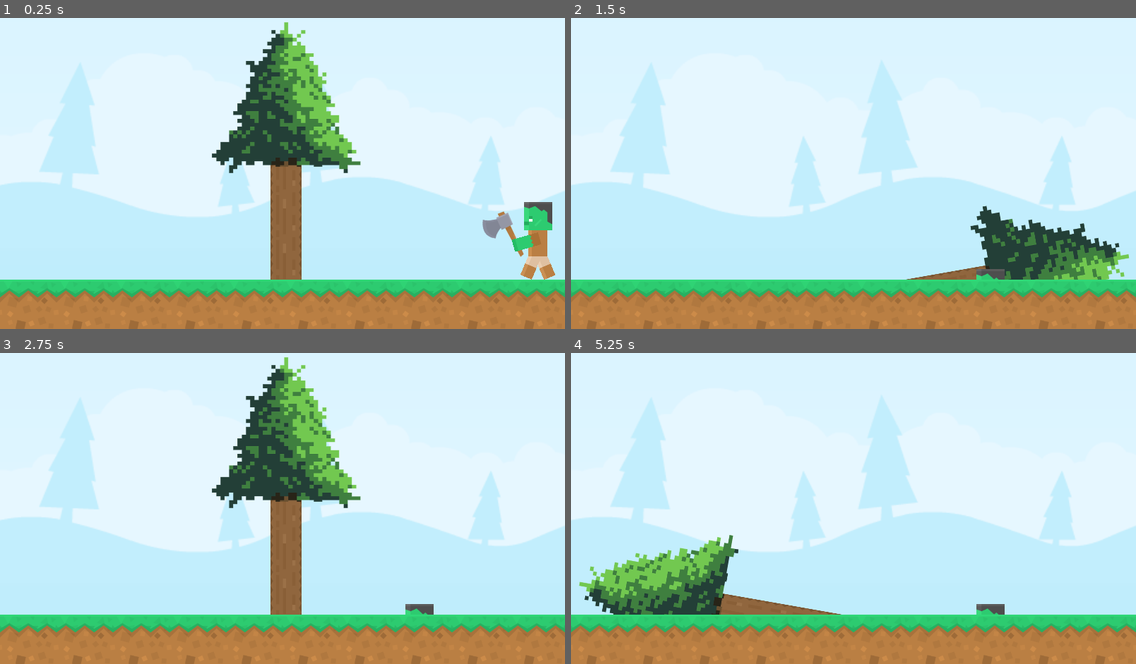
Above: before the commit, frames 1-4 (two rows, left to right).
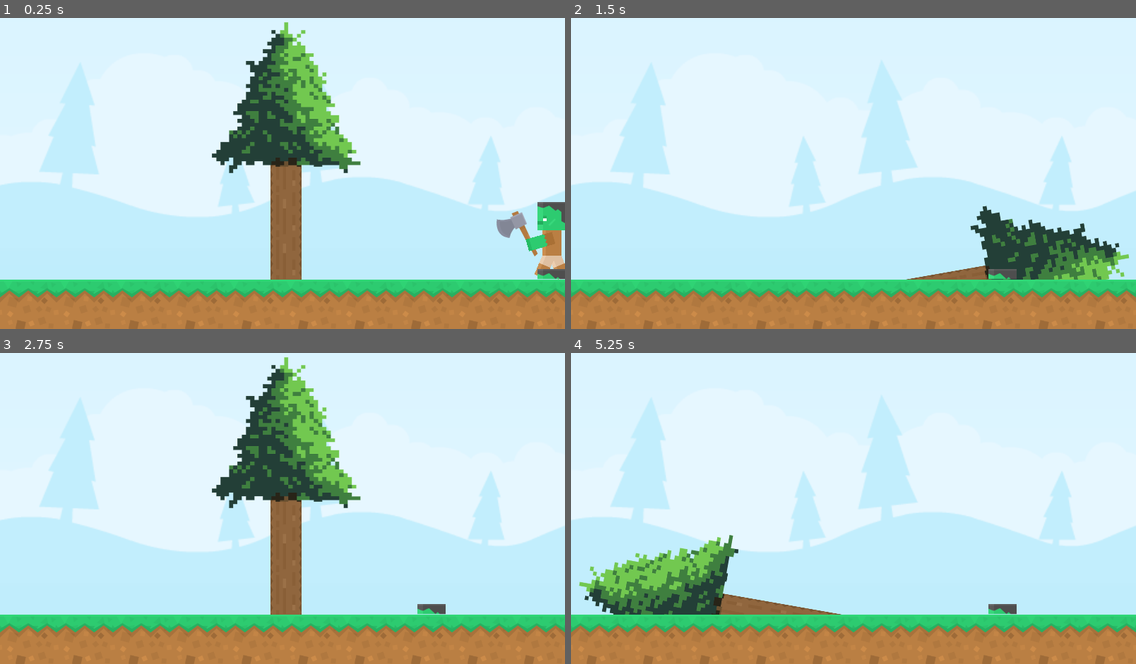
Above: after the commit, the same moments.

Repository: pratipo/Arbre
Game: Godot game, scene res://Scenes/Game.tscn
Same seed, same stepped clock (60 frames per second), same inputs: the game is played once before the commit and once after it.
Inputs (mouse positions are in pixels of both pictures, inside the frame that each line leads up to):
- Up to frame 1 (0.25 s): no input
- Up to frame 2 (1.5 s): move the mouse to (977, 154) at 0.52 s; click (977, 154) at 0.6 s; move the mouse to (740, 185) at 1.27 s; right-click (740, 185) at 1.35 s
- Up to frame 3 (2.75 s): tap Enter at 2 s; move the mouse to (339, 436) at 2.02 s; click (339, 436) at 2.1 s
- Up to frame 4 (5.25 s): tap Space at 2.75, 4.25 s; move the mouse to (825, 567) at 2.77 s; right-click (825, 567) at 2.85 s; tap Enter at 3.5, 5 s; move the mouse to (1023, 552) at 3.52 s; click (1023, 552) at 3.6 s; move the mouse to (684, 458) at 4.27 s; right-click (684, 458) at 4.35 s; move the mouse to (881, 505) at 5.02 s; click (881, 505) at 5.1 s

The runs differ from the first frame. In frame 1, 1.9% of the frame differs, in the area x 85-100%, y 59-85%; in frame 2, 0.2%; in frame 3, 0.2%; in frame 4, 0.2%.
Error before the commit: Invalid set index 'visible' (on base: 'null instance') with value of type 'bool'. (res://Scenes/Tree.gd:16)
Error after the commit: Invalid call. Nonexistent function 'instance' in base 'Node2D'. (res://Script/Player_R.gd:17)

Commit message:
He mirat d'avançar per la part de l'entrada dels personatges, però em trobo amb errors molt similars.

Diff:
--- a/Tree_d21/Scenes/Game.gd
+++ b/Tree_d21/Scenes/Game.gd
@@ -4,10 +4,14 @@
 #export (PackedScene) var Player_R
 #??
 
-onready var tree = load ("res://Scenes/Tree.tscn").instance()
-onready var Player_R = load ("res://Scenes/Player_R.tscn").instance()
+#onready var tree = preload ("res://Scenes/Tree.tscn").instance()
+#onready var Player_R = preload ("res://Scenes/Player_R.tscn").instance()
 
-onready var FirstPosition_R = $FirstPosition_R
+onready var tree = $Tree
+onready var Player_R = $Player_R
+onready var First_Position_R = $Player_R/First_Position_R
+
+var last_spawn_position
 #onready var FirstPosition_L = $FirstPosition_L
 #FirstPosition = en cas de voler automatitzar l'entrada de players...
 
@@ -22,16 +26,36 @@
 
 func _ready():
 	#first_players()
-	Dead_Tree.visible = false
+#	var arbre = tree.instance()
+#	Dead_Tree.visible = false
+	_spawn_first_player_R()
+
+func _spawn_first_player_R():
+	while true:
+		randomize()
+		var new_player_r = Player_R
+#		add_child(new_player_r)
+		new_player_r.set_pos(First_Position_R)
+		yield (get_tree().create_timer(rand_range(0.5, 1.25)),"timeout")
+
+
+
 
 func _process(_delta):
+#ˇ	Player_R.randomize()
+#	var x = randi() % Player_R.size()
+#	location.x = FirstPosition_R
+#	location.y = FirstPosition_R
+#	var scene = Player_R[x].instance()
+#	scene.position = location
+#	add_child(scene)
 	pass
 
-func game_over():
-#	tree.queue_free()
-	Dead_Tree.visible = true
-	Timer_Joc.start()
-	print("game over")
+#func game_over():
+##	tree.queue_free()
+#	Dead_Tree.visible = true
+#	Timer_Joc.start()
+#	print("game over")
 
 
 func _on_Timer_Joc_timeout():
--- a/Tree_d21/Scenes/Game.tscn
+++ b/Tree_d21/Scenes/Game.tscn
@@ -64,10 +64,6 @@
 
 [node name="Player_R" parent="." instance=ExtResource( 3 )]
 position = Vector2( 1275.98, 608.188 )
-tree = null
-
-[node name="FirstPosition_R" type="Position2D" parent="."]
-position = Vector2( 1276.47, 607.759 )
 
 [node name="Timer_Joc" type="Timer" parent="."]
 wait_time = 5.0
--- a/Tree_d21/Scenes/Player_R.tscn
+++ b/Tree_d21/Scenes/Player_R.tscn
@@ -13,7 +13,7 @@
 radius = 42.2992
 
 [sub_resource type="RectangleShape2D" id=2]
-extents = Vector2( 88, 72 )
+extents = Vector2( 80.2733, 72 )
 
 [node name="Player_R" type="Area2D" groups=[
 "Player",
@@ -25,24 +25,25 @@
 position = Vector2( 0, -144 )
 
 [node name="Head" type="Sprite" parent="Body"]
+position = Vector2( 31.7267, -0.953979 )
 texture = ExtResource( 3 )
 
 [node name="Leg1" type="Sprite" parent="Body"]
-position = Vector2( 16.0335, 113.084 )
+position = Vector2( 47.7602, 112.13 )
 rotation = -0.397935
 texture = ExtResource( 2 )
 
 [node name="Leg2" type="Sprite" parent="Body"]
-position = Vector2( -15.9189, 112.387 )
+position = Vector2( 15.8078, 111.433 )
 rotation = 0.397935
 texture = ExtResource( 2 )
 
 [node name="Core" type="Sprite" parent="Body"]
-position = Vector2( 0, 61.5274 )
+position = Vector2( 31.7267, 60.5734 )
 texture = ExtResource( 4 )
 
 [node name="Axe" type="Sprite" parent="Body"]
-position = Vector2( -78.8189, 36.8618 )
+position = Vector2( -47.0922, 35.9078 )
 rotation = 0.20944
 texture = ExtResource( 1 )
 flip_h = true
@@ -57,20 +58,22 @@
 shape = SubResource( 1 )
 
 [node name="Arm" type="Sprite" parent="Body"]
-position = Vector2( -23.753, 58.0233 )
+position = Vector2( 7.97371, 57.0693 )
 rotation = 1.29154
 texture = ExtResource( 5 )
 
 [node name="CollisionShape2D" type="CollisionShape2D" parent="."]
-position = Vector2( -48, -72 )
+position = Vector2( -16.2733, -72.954 )
 shape = SubResource( 2 )
 
 [node name="Corpse" type="Sprite" parent="."]
-position = Vector2( 0, 12 )
+position = Vector2( 31.7267, 11.046 )
 scale = Vector2( 1, 1.125 )
 texture = ExtResource( 7 )
 
 [node name="Timer_Player" type="Timer" parent="."]
 wait_time = 3.0
+
+[node name="First_Position_R" type="Position2D" parent="."]
 [connection signal="area_entered" from="." to="." method="_on_Player_R_area_entered"]
 [connection signal="timeout" from="Timer_Player" to="." method="_on_Timer_Player_timeout"]
--- a/Tree_d21/Scenes/Tree.gd
+++ b/Tree_d21/Scenes/Tree.gd
@@ -1,4 +1,6 @@
 extends Node2D
+
+onready var tree = $Sprite_Tree
 
 # Les animacions
 onready var tree_L = $Tree_Left
@@ -9,7 +11,6 @@
 
 onready var Dead_Tree = $Dead_Tree
 onready var Timer_Tree = $Timer_Tree
-onready var tree = $TREE/Tree
 
 
 func _ready():
@@ -17,11 +18,11 @@
 	Dead_Tree.visible = false
 
 
-func die_tree():
-	tree.visible = false
-	Dead_Tree.visible = true
-	Timer_Tree.start()
-#	queue_free()
+#func die_tree():
+#	Dead_Tree.visible = true
+#	tree.visible = false
+#	Timer_Tree.start()
+##	queue_free()
 
 func _on_Timer_Tree_timeout():
 	queue_free()
--- a/Tree_d21/Scenes/Tree.tscn
+++ b/Tree_d21/Scenes/Tree.tscn
@@ -8,12 +8,12 @@
 extents = Vector2( 111.963, 207.898 )
 
 [sub_resource type="CircleShape2D" id=2]
-radius = 52.7768
+radius = 36.4554
 
 [sub_resource type="Animation" id=3]
 length = 0.3
 tracks/0/type = "value"
-tracks/0/path = NodePath("Tree:rotation_degrees")
+tracks/0/path = NodePath("Sprite_Tree:rotation_degrees")
 tracks/0/interp = 1
 tracks/0/loop_wrap = true
 tracks/0/imported = false
@@ -28,7 +28,7 @@
 [sub_resource type="Animation" id=4]
 length = 0.4
 tracks/0/type = "value"
-tracks/0/path = NodePath("Tree:rotation_degrees")
+tracks/0/path = NodePath("Sprite_Tree:rotation_degrees")
 tracks/0/interp = 1
 tracks/0/loop_wrap = true
 tracks/0/imported = false
@@ -40,7 +40,7 @@
 "values": [ 0.0, 90.0, 0.0 ]
 }
 
-[node name="TREE" type="Node2D"]
+[node name="Tree" type="Node2D"]
 script = ExtResource( 2 )
 
 [node name="Dead_Tree" type="Sprite" parent="."]
@@ -48,31 +48,31 @@
 scale = Vector2( 0.798871, 0.960649 )
 texture = ExtResource( 3 )
 
-[node name="Tree" type="Sprite" parent="."]
+[node name="Sprite_Tree" type="Sprite" parent="."]
 position = Vector2( 0, -15.8086 )
 scale = Vector2( 0.8, 0.729101 )
 texture = ExtResource( 1 )
 centered = false
 offset = Vector2( -350, -900 )
 
-[node name="High_Trunk" type="Area2D" parent="Tree" groups=[
+[node name="High_Trunk" type="Area2D" parent="Sprite_Tree" groups=[
 "High_Trunk",
 ]]
 position = Vector2( 0, 21.6823 )
 scale = Vector2( 1.25, 1.37155 )
 
-[node name="CollisionShape2D" type="CollisionShape2D" parent="Tree/High_Trunk"]
+[node name="CollisionShape2D" type="CollisionShape2D" parent="Sprite_Tree/High_Trunk"]
 position = Vector2( 8.69663, -451.332 )
 shape = SubResource( 1 )
 
-[node name="Low_Trunk" type="Area2D" parent="Tree" groups=[
+[node name="Low_Trunk" type="Area2D" parent="Sprite_Tree" groups=[
 "Low_Trunk",
 ]]
 position = Vector2( 0, 21.6823 )
 scale = Vector2( 1.25, 1.37155 )
 
-[node name="CollisionShape2D" type="CollisionShape2D" parent="Tree/Low_Trunk"]
-position = Vector2( 4.1918, -112.028 )
+[node name="CollisionShape2D" type="CollisionShape2D" parent="Sprite_Tree/Low_Trunk"]
+position = Vector2( 7.54977, -112.588 )
 shape = SubResource( 2 )
 
 [node name="Tree_Left" type="AnimationPlayer" parent="."]
--- a/Tree_d21/Script/Player_R.gd
+++ b/Tree_d21/Script/Player_R.gd
@@ -2,32 +2,33 @@
 
 #onready var Player_R = $Player_R
 #onready var Taimer = $Timer
-#onready var tree = load ("res://Scenes/Tree.tscn").instance()
+#onready var tree = preload ("res://Scenes/Tree.tscn").instance(PackedScene)
 export (PackedScene) var tree
 
 onready var Corpse = $Corpse
 onready var Timer_Player = $Timer_Player
 onready var Body = $Body
 
-
 var speed = 230
 var direction = -1
 
-#var Dead_Player
 
 func _ready():
+	var tree = tree.instance(PackedScene)
 	Body.visible = true
 	Corpse.visible = false
-#	tree.get_function("func die_tree()")
-#	tree = get_node("res://Scenes/Tree.tscn")
-#	connect("area_entered", self, "_on_area_entered")
-	#què és el self????
+
+
+func _process(delta):
+	position.x += speed * direction * delta
+
 
 func _on_Player_R_area_entered(area):
 	if area.is_in_group("Low_Trunk"):
+		speed = 0
 		tree.die_tree()
+		print("dead tree")
 
-		print("dead tree")
 	if area.is_in_group("High_Trunk"):
 		die_player()
 
@@ -42,12 +43,7 @@
 	Timer_Player.start()
 
 
-func _process(delta):
-	position.x += speed * direction * delta
-
-
 func _on_Timer_Player_timeout():
-#	get_tree().reload_current_scene()
 	queue_free()
 
 
Not shown, changed: Tree_d21/.DS_Store
Not shown, added: Tree_d21/Script/.DS_Store
